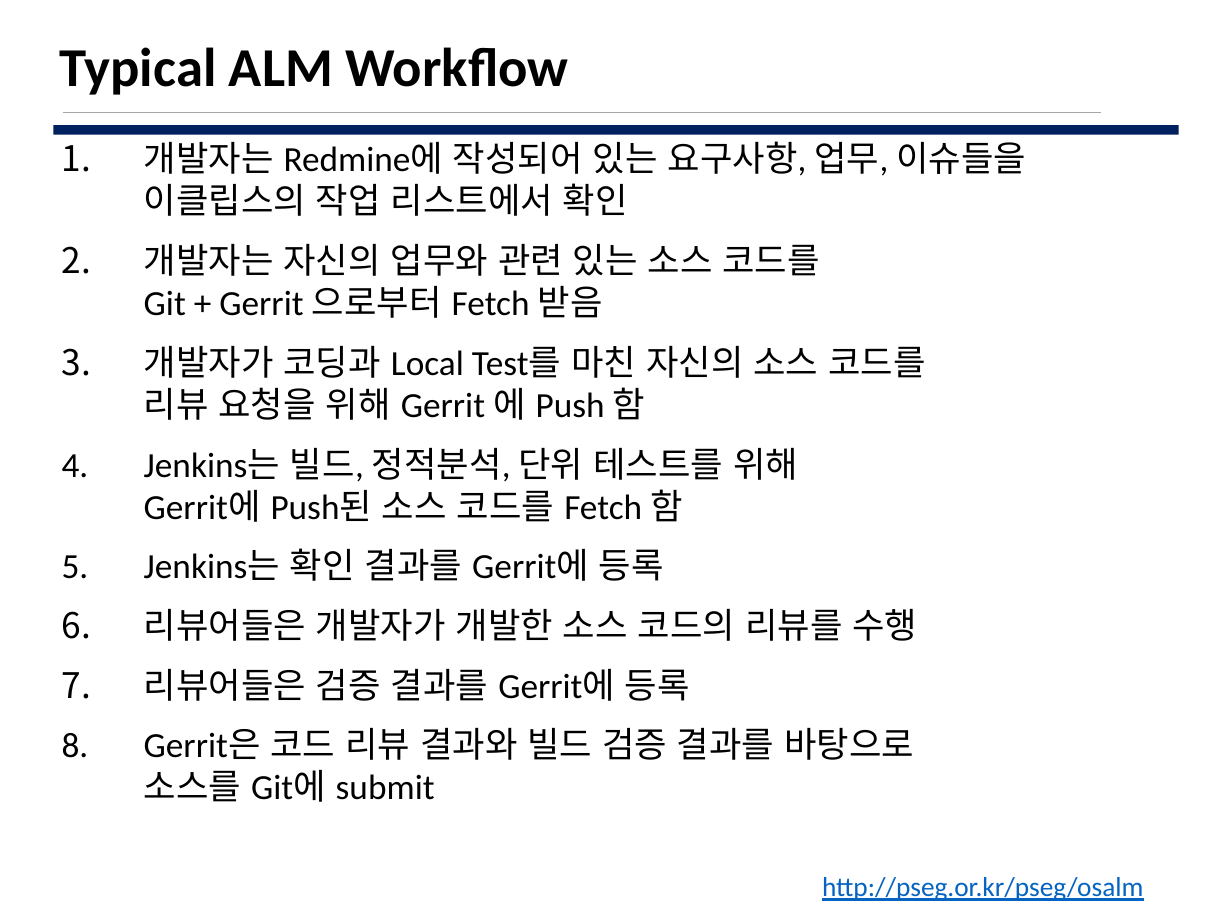
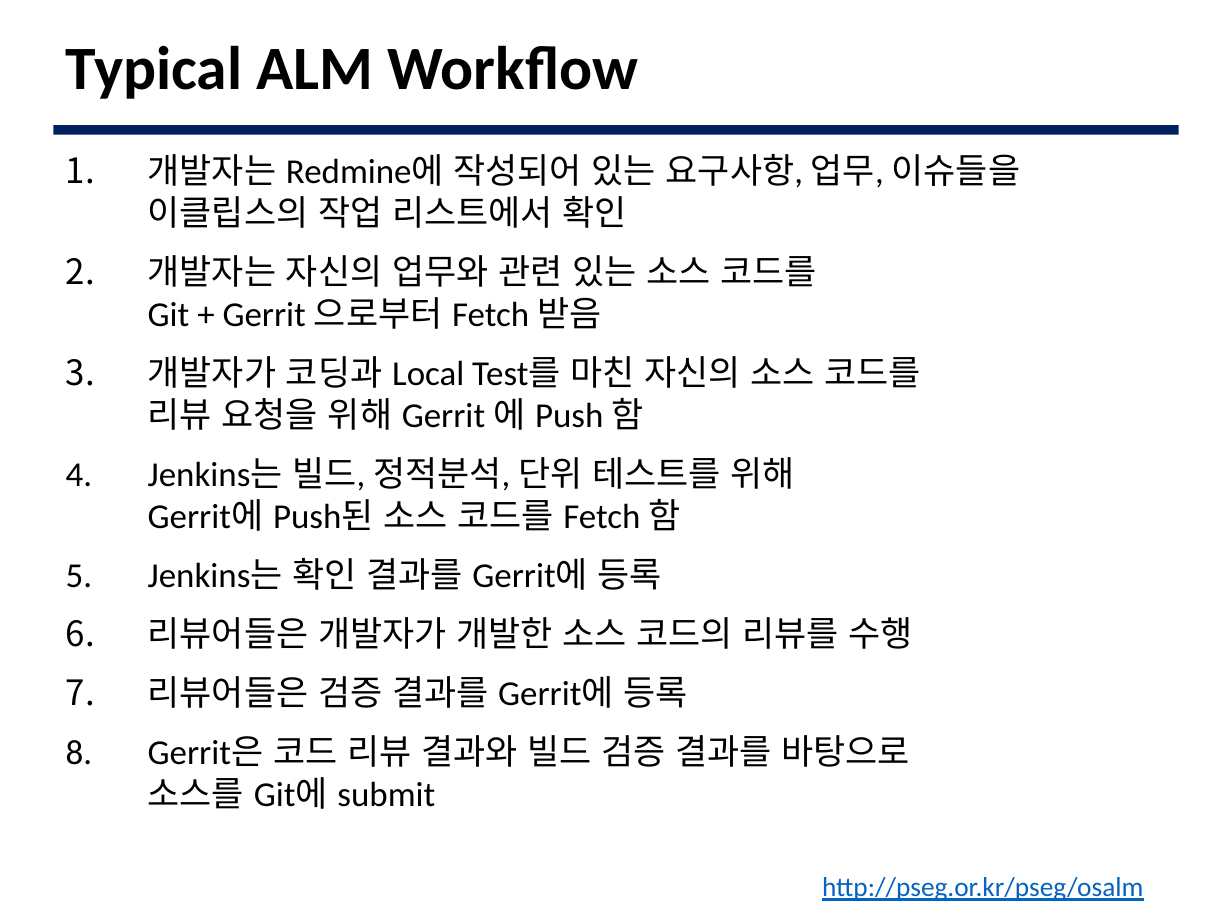
Before and after one commit to JBNU-JEduTools/osscourse, a slide deck: slide 6 of Slides/4. Using Open Source SW.pptx (slide 13 before the commit). Drawn at 1232x924 pixels with LibreOffice and Linux fonts; fonts in the diff are those of the drawing; background and template pictures are left out. Boxes give left, top, right and bottom in pixels: in the first picture for what was removed or moved away, otherwise in the second. Text is boxed around its words. In the diff, an @@ line names an element or a change of style, - is before the commit and + after.

```diff
--- a/Slides/4. Using Open Source SW.pptx
+++ b/Slides/4. Using Open Source SW.pptx
@@ title "Typical ALM Workflow" moved from (x1=59, y1=47, x2=568, y2=95) to (x1=66, y1=45, x2=638, y2=99) @@
@@ title "Typical ALM Workflow" at (x1=66, y1=45, x2=638, y2=99): size 32 to 36 pt @@
@@ line removed from (63, 113) to (1101, 113) @@
@@ text "개발자는 Redmine에 작성되어 있는 요구사항, ..." moved from (x1=144, y1=141, x2=1026, y2=802) to (x1=148, y1=154, x2=1021, y2=809) @@
@@ text "개발자는 Redmine에 작성되어 있는 요구사항, ..." at (x1=148, y1=154, x2=1021, y2=809): size 20.7 to 20.4 pt @@
```
Also in this commit, not shown: 5 other slides changed, 15 slides added, 17 slides removed, 9 other files.
